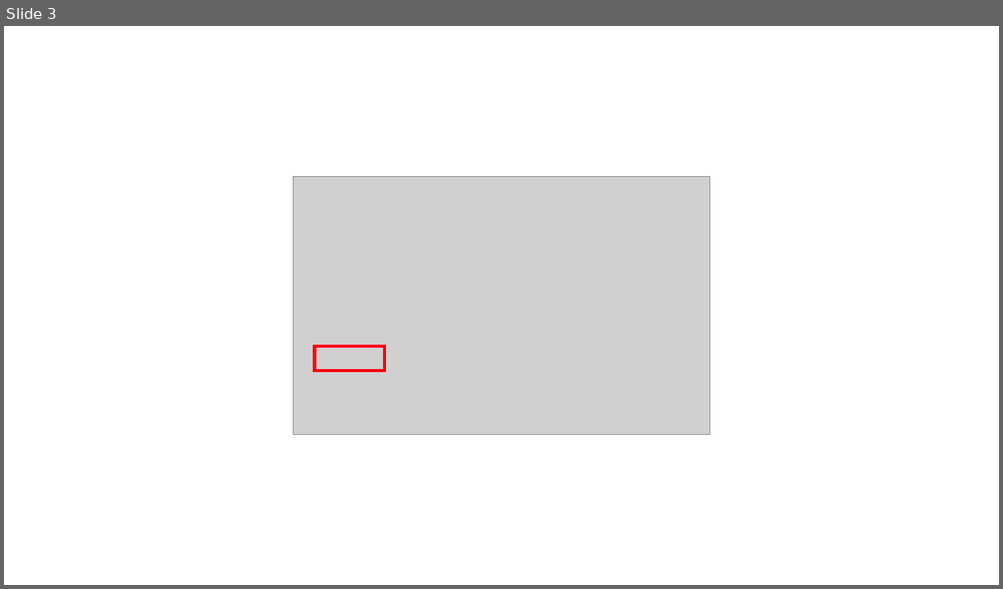
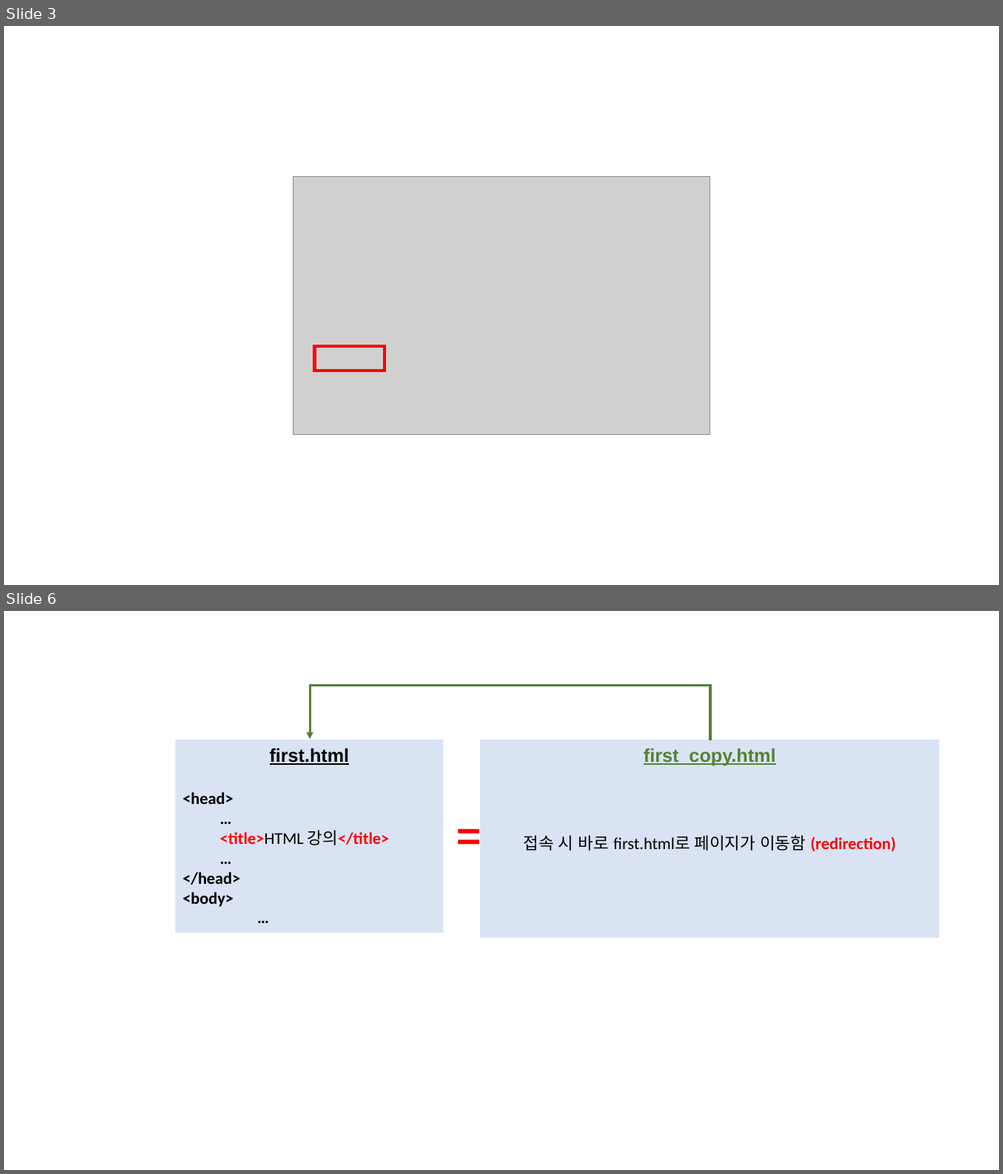
Before and after one commit to Han-Joon-Hyeok/TIL, a slide deck: HTML/images/images.pptx. Shown one above the other, each under a label of ours: slide 3 before the commit, slides 3 and 6 after it; the slides between them are not shown. The pictures are 1003x589 and 1003x1174 pixels, drawn with LibreOffice and Linux fonts; fonts in the diff are those of the drawing; grey boxes stand for pictures. Boxes give left, top, right and bottom in pixels: in the first picture for what was removed or moved away, otherwise in the second. Text is boxed around its words. In the diff, an @@ line names an element or a change of style, - is before the commit and + after.

```diff
--- a/HTML/images/images.pptx
+++ b/HTML/images/images.pptx
@@ slide 6 added at [4,611,999,1170], background #FFFFFF @@
@@ elbow arrow added from (710, 740) to (310, 739), #548235 2.25 pt @@
@@ rectangle added at [176,740,444,934], fill #DAE3F3, 16 pt, text #000000, bold @@
+first.html
+<head>
+  …
+  <title>HTML 강의</title>
+  …
+</head>
+<body>
+…
@@ rectangle added at [480,740,939,939], fill #DAE3F3, 16 pt, text #000000, bold @@
+first_copy.html
+접속 시 바로 first.html로 페이지가 이동함 (redirection)
@@ text added at [449,807,474,865], 40 pt, text #FF0000, bold @@
+=
```
Also in this commit, not shown: 3 other slides added, 7 other files.
